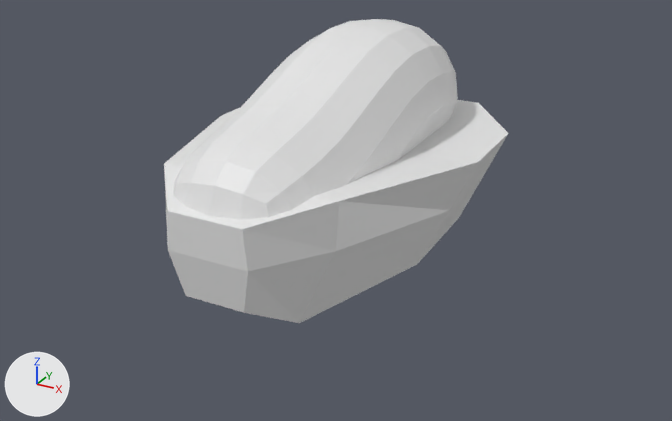
What one commit did to the Blender file Assets/Models/BlendFiles/QuadrupedEnemy.blend.
One viewpoint serves both versions: a 50 mm camera at (1.203, -1.538, 0.96) aimed at (0.047, 0.563, -0.091). Lighting does not change. The marker at lower left points along +X, +Y and +Z.

The first picture shows 'CreatureBody', 'MetalicBodyHousing'.
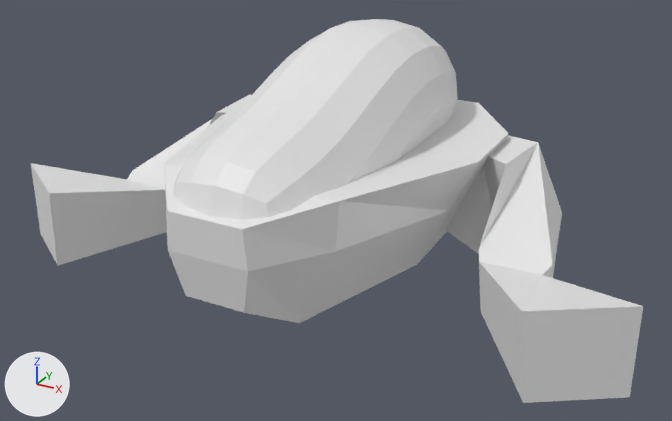
Commit message: Adds mechanical legs to Quadruped

Edits to the bpy script that builds the scene:
```text
Add me_cube_001:
    me_cube_001.from_pydata(...)  # 20 vertices, 18 faces; spans x 0.094..0.928, y 0.222..1.135, z -0.306..0.069
Add ob_hindlegs:
    ob_hindlegs = bpy.data.objects.new('HindLegs', me_cube_001)
    ob_hindlegs.location = (0.0, 0.0, 0.0)
    _m = ob_hindlegs.modifiers.new('Mirror', 'MIRROR')
    _m.merge_threshold = 0.01
```

What differs and where, as boxes [x1, y1, x2, y2] in the pictures (672 x 421 px):
'HindLegs', added
    after: [31, 95, 643, 403]
